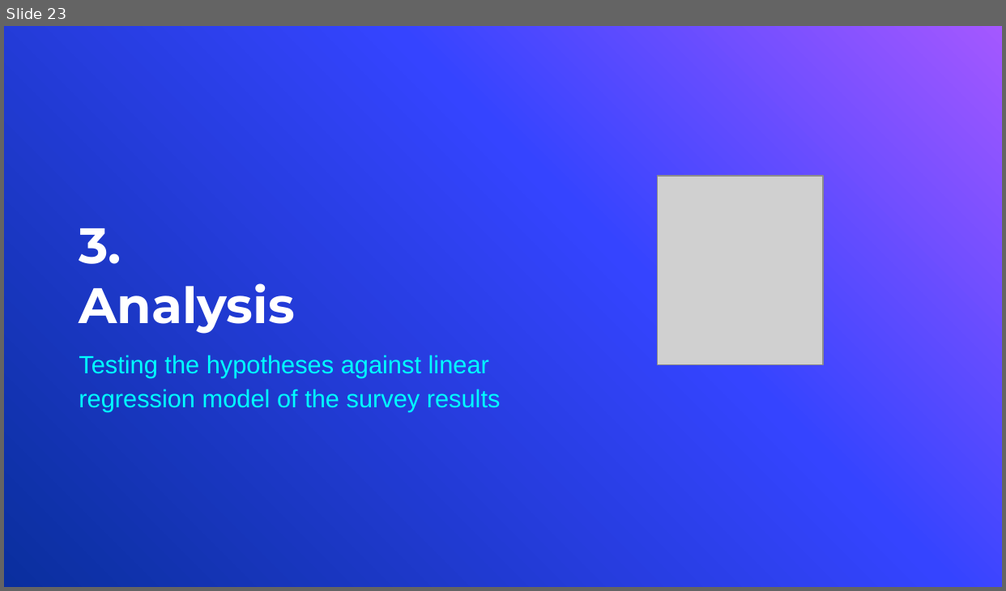
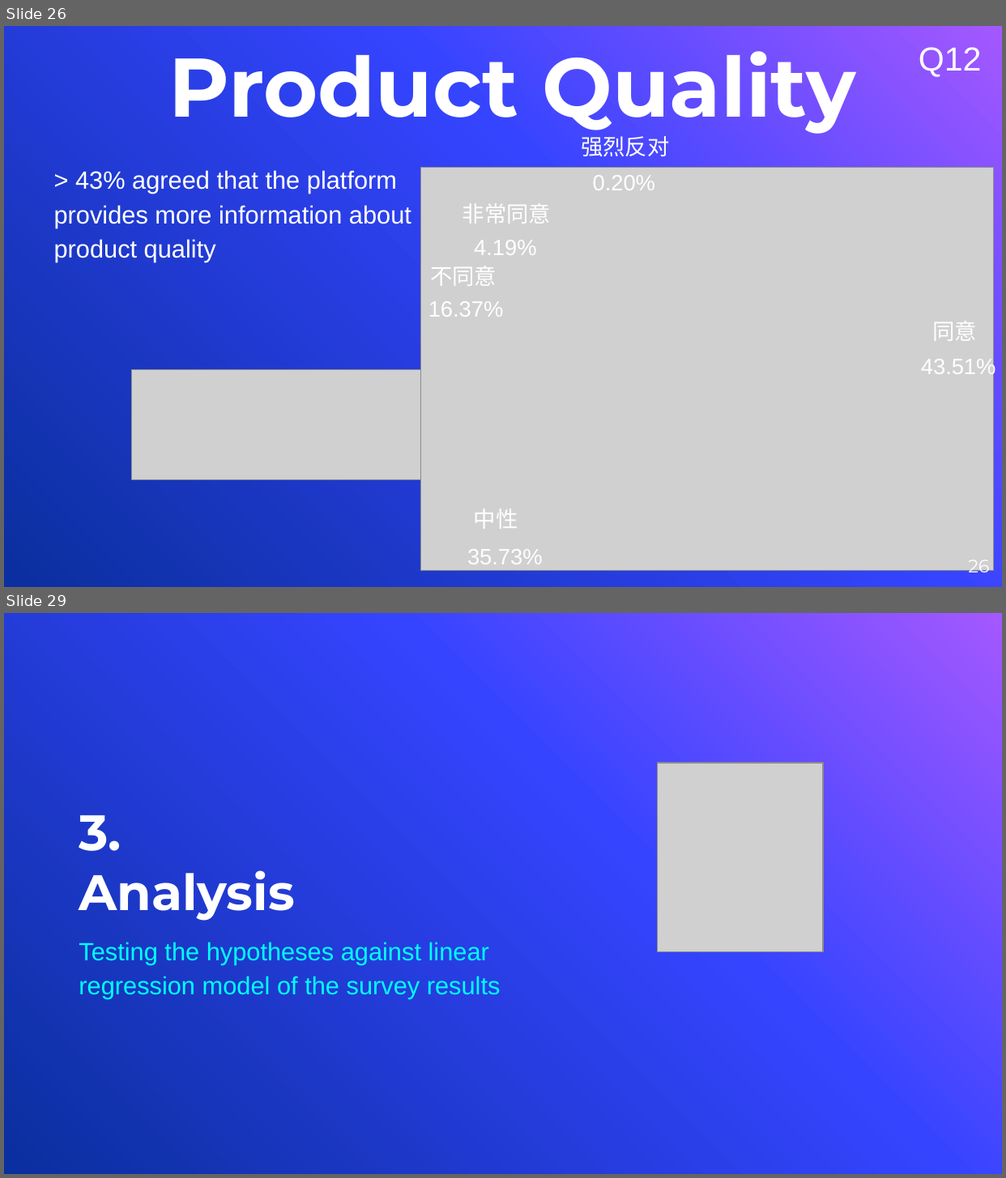
Before and after one commit to vyacheslav-polyakov/thesis, a slide deck: !Defense Slides.pptx. Shown one above the other, each under a label of ours: slide 23 before the commit, slides 26 and 29 after it; the slides between them are not shown. The pictures are 1006x591 and 1006x1178 pixels, drawn with LibreOffice and Linux fonts; fonts in the diff are those of the drawing; grey boxes stand for pictures; background and template pictures are left out. Boxes give left, top, right and bottom in pixels: in the first picture for what was removed or moved away, otherwise in the second. Text is boxed around its words. In the diff, an @@ line names an element or a change of style, - is before the commit and + after.

```diff
--- a/!Defense Slides.pptx
+++ b/!Defense Slides.pptx
@@ slide 26 added at box(4, 26, 1002, 587), background gradient #A458FF to #3544FF to #0A2F9E @@
@@ text added at box(918, 47, 982, 77), 24 pt, text #FFFFFF @@
+Q12
@@ title added at box(168, 51, 856, 136), 60 pt, text #FFFFFF, bold @@
+Product Quality
@@ text added at box(581, 136, 669, 156), 16 pt, text #FFFFFF @@
+强烈反对
@@ text added at box(54, 170, 411, 263), 18 pt, text #FFFFFF @@
+> 43% agreed that the platform provides more information about product quality
@@ picture added at box(421, 168, 994, 571) @@
@@ text added at box(593, 175, 655, 190), 16 pt, text #FFFFFF @@
+0.20%
@@ text added at box(462, 203, 551, 224), 16 pt, text #FFFFFF @@
+非常同意
@@ text added at box(474, 240, 536, 255), 16 pt, text #FFFFFF @@
+4.19%
@@ text added at box(430, 266, 496, 286), 16 pt, text #FFFFFF @@
+不同意
@@ text added at box(428, 301, 504, 317), 16 pt, text #FFFFFF @@
+16.37%
@@ text added at box(932, 321, 977, 341), 16 pt, text #FFFFFF @@
+同意
@@ text added at box(921, 357, 996, 379), 16 pt, text #FFFFFF @@
+43.51%
@@ picture added at box(132, 370, 662, 480) @@
@@ text added at box(474, 509, 518, 529), 16 pt, text #FFFFFF @@
+中性
@@ text added at box(467, 549, 543, 565), 16 pt, text #FFFFFF @@
+35.73%
@@ page number added at box(968, 561, 989, 578), 13 pt, text #FFFFFF @@
+26
@@ what was slide 23 is now slide 29 @@
```
Also in this commit, not shown: 17 slides changed, 6 other slides added, 1 slide removed, 14 other files.
